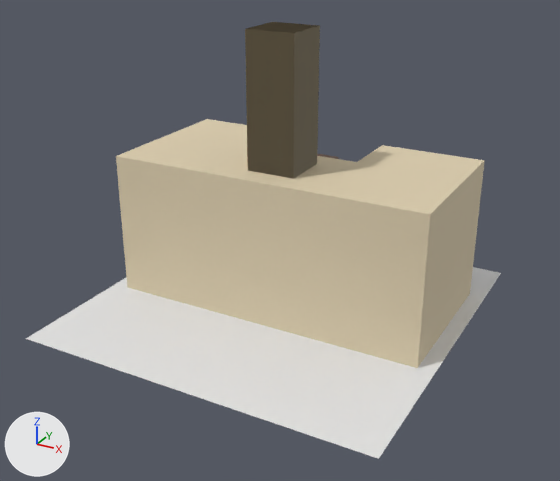
What one commit did to the glTF model virtual/code/nitt.glb.
Before and after are seen from a 50 mm lens placed at (10.39, -19.07, 11.67), pointed at (-0.59, 0.91, 1.69). Arrows for +X, +Y and +Z are at lower left; the lights stay in place. Where no turn or scale is listed for an object, it has been applied to the vertices.
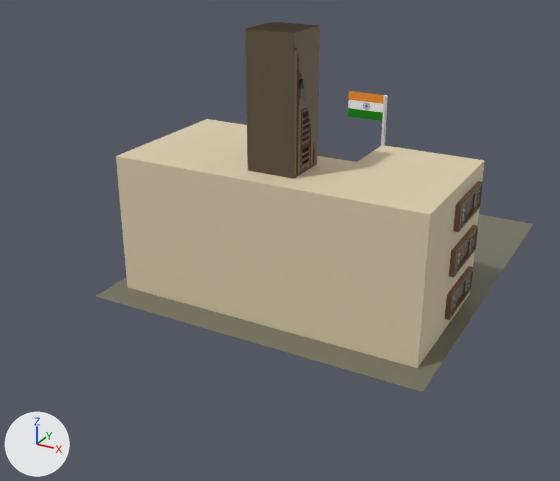
The change in detail:
Picture '255px-Flag_of_India.svg' (img_255px_flag_of_india_svg) is new.
Material '255px-Flag_of_India.svg' (mat_255px_flag_of_india_svg) is new.
Its texture is img_255px_flag_of_india_svg (with its transparency).
Its roughness is 1.0.
me_plane_011 has 4 vertices, 2 faces and spans x -6.0..6.0, y -6.0..6.0, z 0.0.
me_plane_011 now uses material mat_material_003 (dark yellow #757361).
Mesh me_255px_flag_of_india_svg is new.
It has 4 vertices, 2 faces and spans x -0.75..0.75, y 0.0, z -0.5..0.5.
It uses material mat_255px_flag_of_india_svg (picture img_255px_flag_of_india_svg).
Mesh me_cylinder_005 is new.
It has 128 vertices, 252 faces and spans x -0.08..0.08, y -0.08..0.08, z -2.5..2.5.
Mesh me_plane_008 is new.
It has 188 vertices, 316 faces and spans x -0.14..0.06, y -1.82..0.38, z -0.58..0.22.
Faces by material slot: [32, 256, 28].
It uses material mat_mirror (white #e7e7e7).
It uses material mat_material_003 (dark yellow #757361).
It uses material mat_material_004 (brown #775743).
Object 'Plane.010' (ob_plane_010) moves from (0.0, 0.0, 0.0) to (0.0, 4.0, 0.0).
Object 'Plane.010' (ob_plane_010) is rescaled from (0.917, 0.917, 1.0) to (0.917, 1.08, 1.0).
Object '255px-Flag_of_India.svg' (ob_255px_flag_of_india_svg) is new; it shows me_255px_flag_of_india_svg.
Its location is (-0.75, 8.0, 4.5).
Object 'Cylinder.003' (ob_cylinder_003) is new; it shows me_cylinder_005.
Its location is (0.0, 8.0, 2.5).
Object 'Plane.017' (ob_plane_017) is new; it shows me_plane_008.
Its location is (5.1, 2.58, 3.79).
Object 'Plane.002' (ob_plane_002) is new; it shows a copy of me_plane_008.
Its location is (5.1, 2.57, 2.39).
Object 'Plane.016' (ob_plane_016) is new; it shows a copy of me_plane_008.
Its location is (5.1, 2.57, 1.0).

Where the change shows, as pixel boxes [x1, y1, x2, y2] in the pictures (560 x 481 px):
'Plane.010', recoloured, moved, rescaled (white to yellow, 8% narrower, 7% shorter)
    before: [26, 267, 501, 459]
    after: [96, 214, 533, 392]
'255px-Flag_of_India.svg', added
    after: [348, 91, 384, 121]
'Plane.017', added (brown)
    after: [453, 181, 483, 232]
    faces in mat_material_004 (brown #775743): [453, 181, 483, 232]
    faces in mat_material_003 (dark yellow #757361): [460, 187, 481, 226]
'Plane.002', added (brown)
    after: [449, 225, 478, 277]
    faces in mat_material_004 (brown #775743): [449, 225, 478, 277]
    faces in mat_material_003 (dark yellow #757361): [456, 231, 476, 270]
'Plane.016', added (brown)
    after: [445, 266, 474, 320]
    faces in mat_material_004 (brown #775743): [445, 266, 474, 320]
    faces in mat_material_003 (dark yellow #757361): [452, 273, 471, 313]
'Cylinder.003', added
    after: [381, 95, 388, 146]
'Cube.002', unchanged, uncovered by the edit
    after: [295, 26, 320, 160]
'clock_img.003', unchanged, uncovered by the edit
    after: [293, 38, 317, 179]
